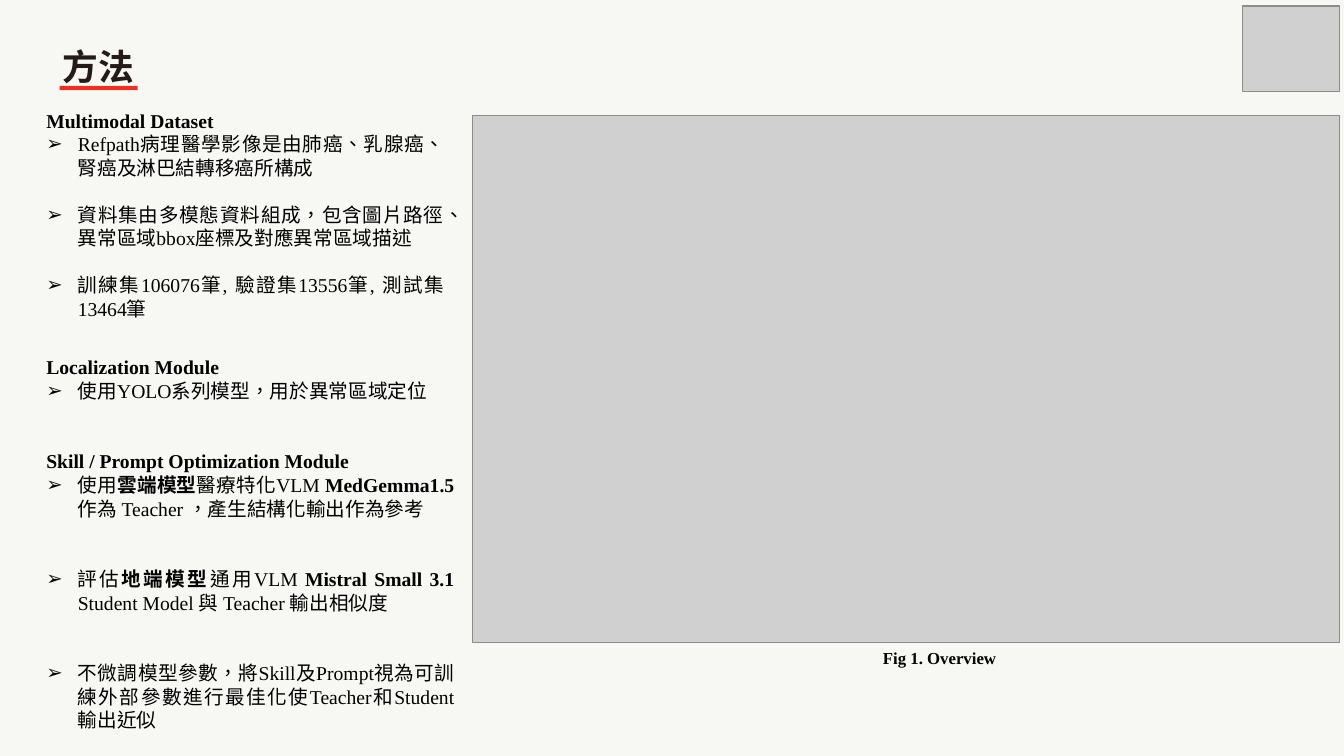
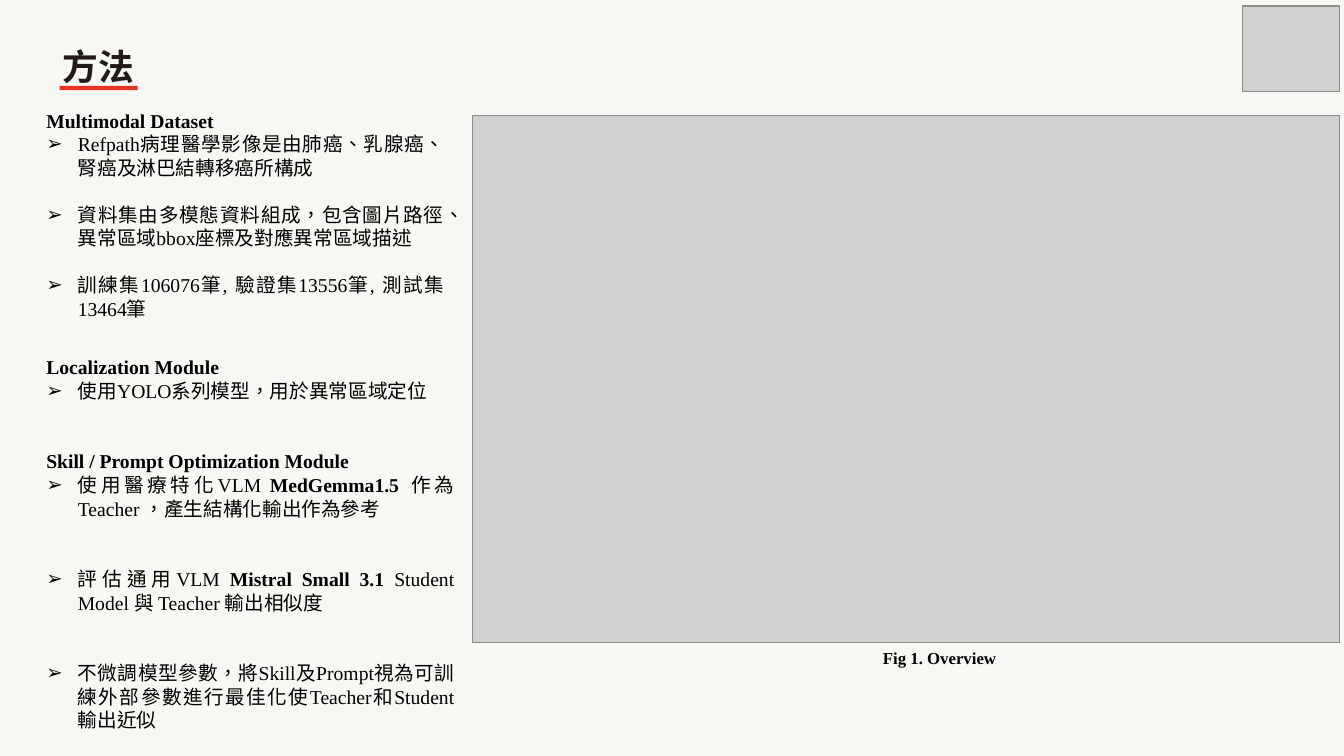
Before and after one commit to JianHuangLyu/2026_NCHC_Summer_Intern_Project, a slide deck: slide 3 of Intern Presentation/NCHC_Intern_Presentation.pptx. Drawn at 1344x756 pixels with LibreOffice and Linux fonts; fonts in the diff are those of the drawing; grey boxes stand for pictures. Boxes give left, top, right and bottom in pixels: in the first picture for what was removed or moved away, otherwise in the second. Text is boxed around its words. In the diff, an @@ line names an element or a change of style, - is before the commit and + after.

Commit message:
Update presentation
Update the presentation slides

```diff
--- a/Intern Presentation/NCHC_Intern_Presentation.pptx
+++ b/Intern Presentation/NCHC_Intern_Presentation.pptx
@@ text at [78,472,455,612]: text changed @@
-➢ 使用雲端模型醫療特化VLM MedGemma1.5 作為 Teacher ，產生結構化輸出作為參考
-➢ 評估地端模型通用VLM Mistral Small 3.1 Student Model 與 Teacher 輸出相似度
+➢ 使用醫療特化VLM MedGemma1.5 作為 Teacher ，產生結構化輸出作為參考
+➢ 評估通用VLM Mistral Small 3.1 Student Model 與 Teacher 輸出相似度
```
Also in this commit, not shown: 1 other slide changed.
